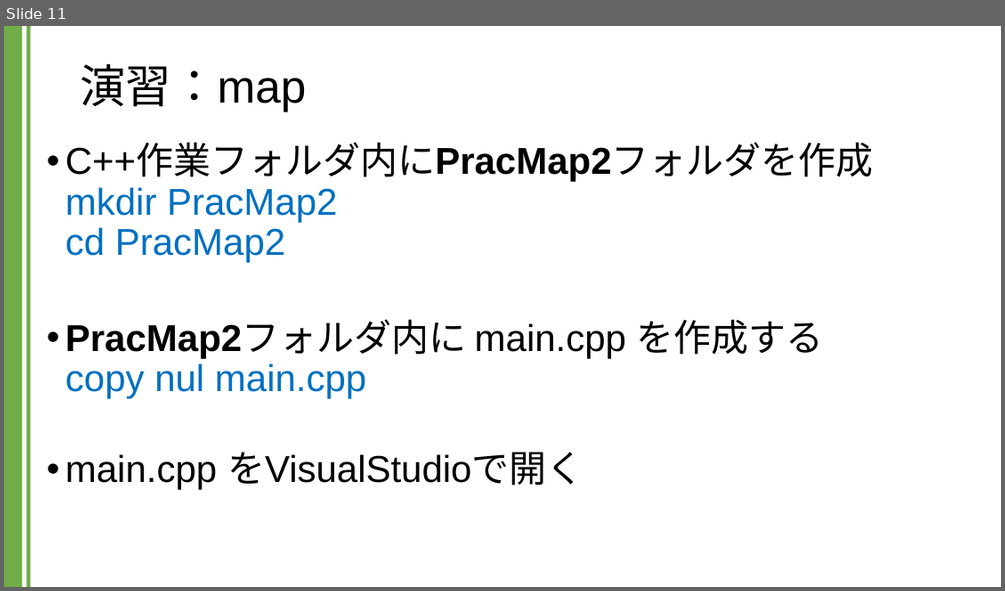
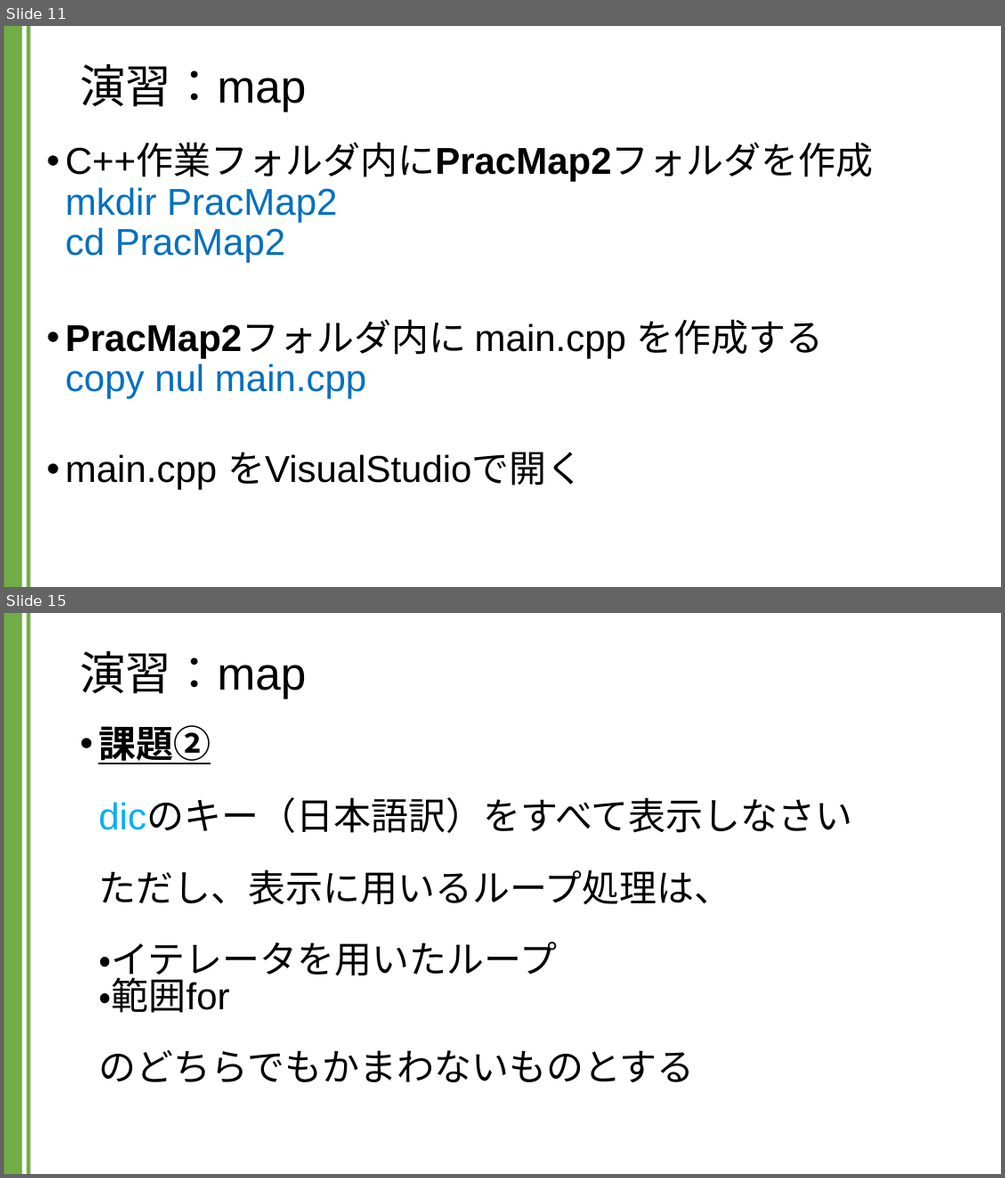
Before and after one commit to kic-murata/cpp2024, a slide deck: 授業資料/演習課題：map.pptx. Shown one above the other, each under a label of ours: slide 11 before the commit, slides 11 and 15 after it; the slides between them are not shown. The pictures are 1005x591 and 1005x1178 pixels, drawn with LibreOffice and Linux fonts; fonts in the diff are those of the drawing. Boxes give left, top, right and bottom in pixels: in the first picture for what was removed or moved away, otherwise in the second. Text is boxed around its words. In the diff, an @@ line names an element or a change of style, - is before the commit and + after.

```diff
--- a/授業資料/演習課題：map.pptx
+++ b/授業資料/演習課題：map.pptx
@@ slide 15 added at [4, 613, 1001, 1174], background #FFFFFF; not listed: 2 template elements that a slide beside it also shows @@
@@ title added at [80, 651, 306, 699], 44 pt, text #000000 @@
+演習：map
@@ text added at [98, 725, 852, 1082], 36 pt, text #000000 @@
+• 課題②
+  dicのキー（日本語訳）をすべて表示しなさい
+  ただし、表示に用いるループ処理は、
+  ・イテレータを用いたループ
+  ・範囲for
+  のどちらでもかまわないものとする
```
Also in this commit, not shown: 8 other slides added, 1 other file.
